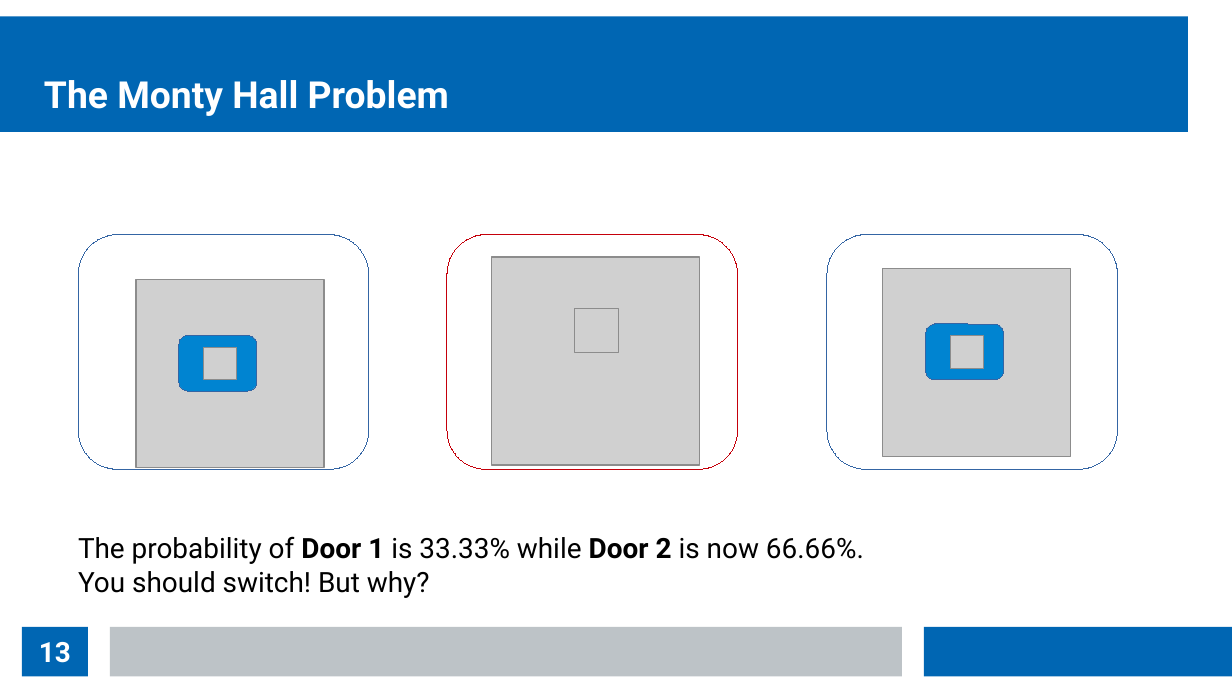
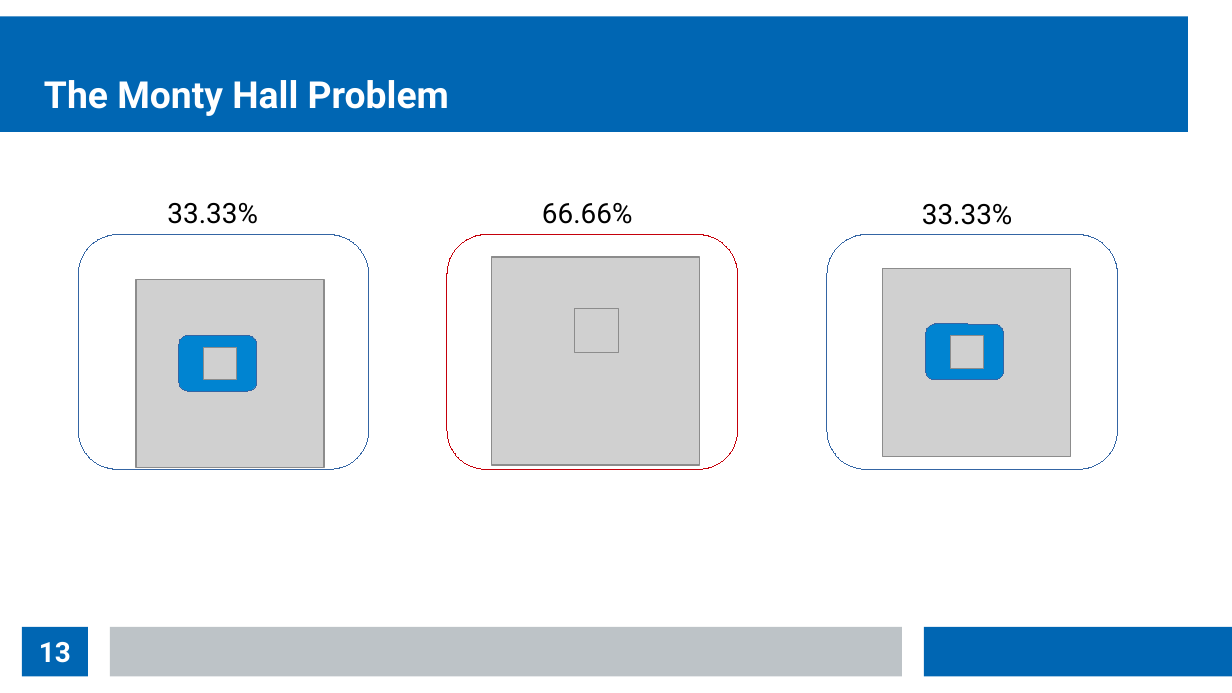
Before and after one commit to thomasnield/kotlin_data_science_talk_ChicagoJUG, a slide deck: slide 13 of kotlin_data_science_talk_chijug_slides.odp. Drawn at 1232x693 pixels with LibreOffice and Linux fonts; fonts in the diff are those of the drawing; grey boxes stand for pictures. Boxes give left, top, right and bottom in pixels: in the first picture for what was removed or moved away, otherwise in the second. Text is boxed around its words. In the diff, an @@ line names an element or a change of style, - is before the commit and + after.

Commit message:
finish monty hall problem

```diff
--- a/kotlin_data_science_talk_chijug_slides.odp
+++ b/kotlin_data_science_talk_chijug_slides.odp
@@ text added at <box>167,203,258,224</box>, 18 pt, text #000000 @@
+33.33%
@@ text added at <box>542,203,633,224</box>, 18 pt, text #000000 @@
+66.66%
@@ text added at <box>922,204,1013,225</box>, 18 pt, text #000000 @@
+33.33%
@@ text removed at <box>78,536,864,598</box> @@
-The probability of Door 1 is 33.33% while Door 2 is now 66.66%.
-You should switch! But why?
```
Also in this commit, not shown: 1 other slide changed, 4 slides added, 1 slide removed.
